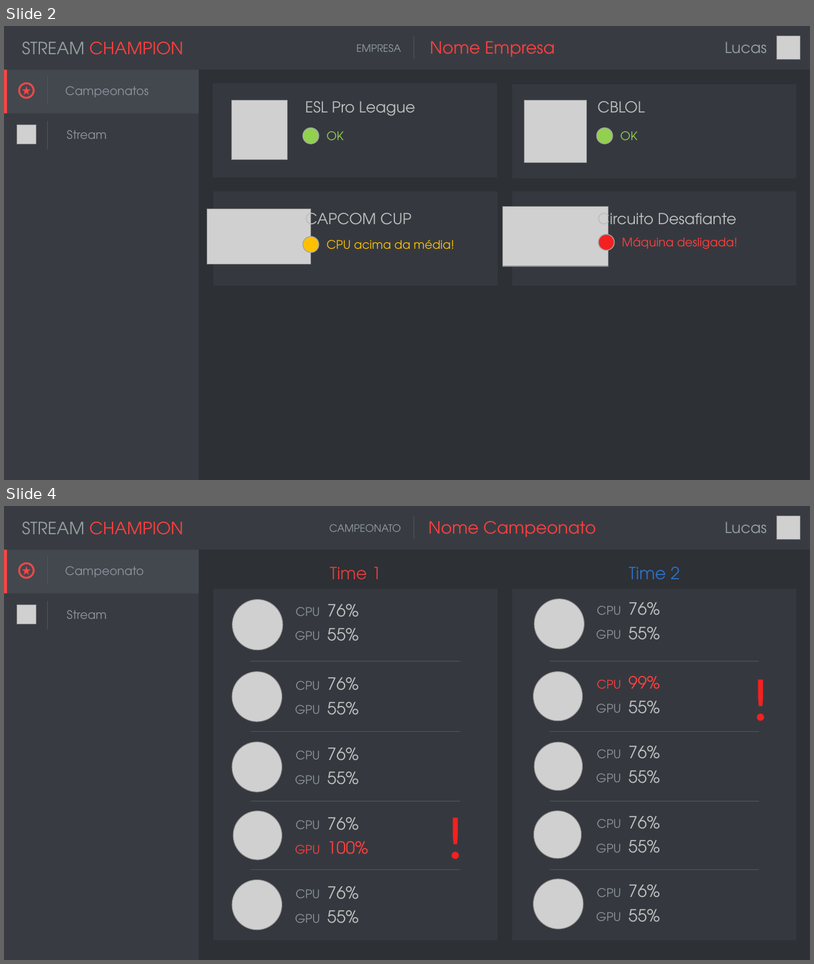
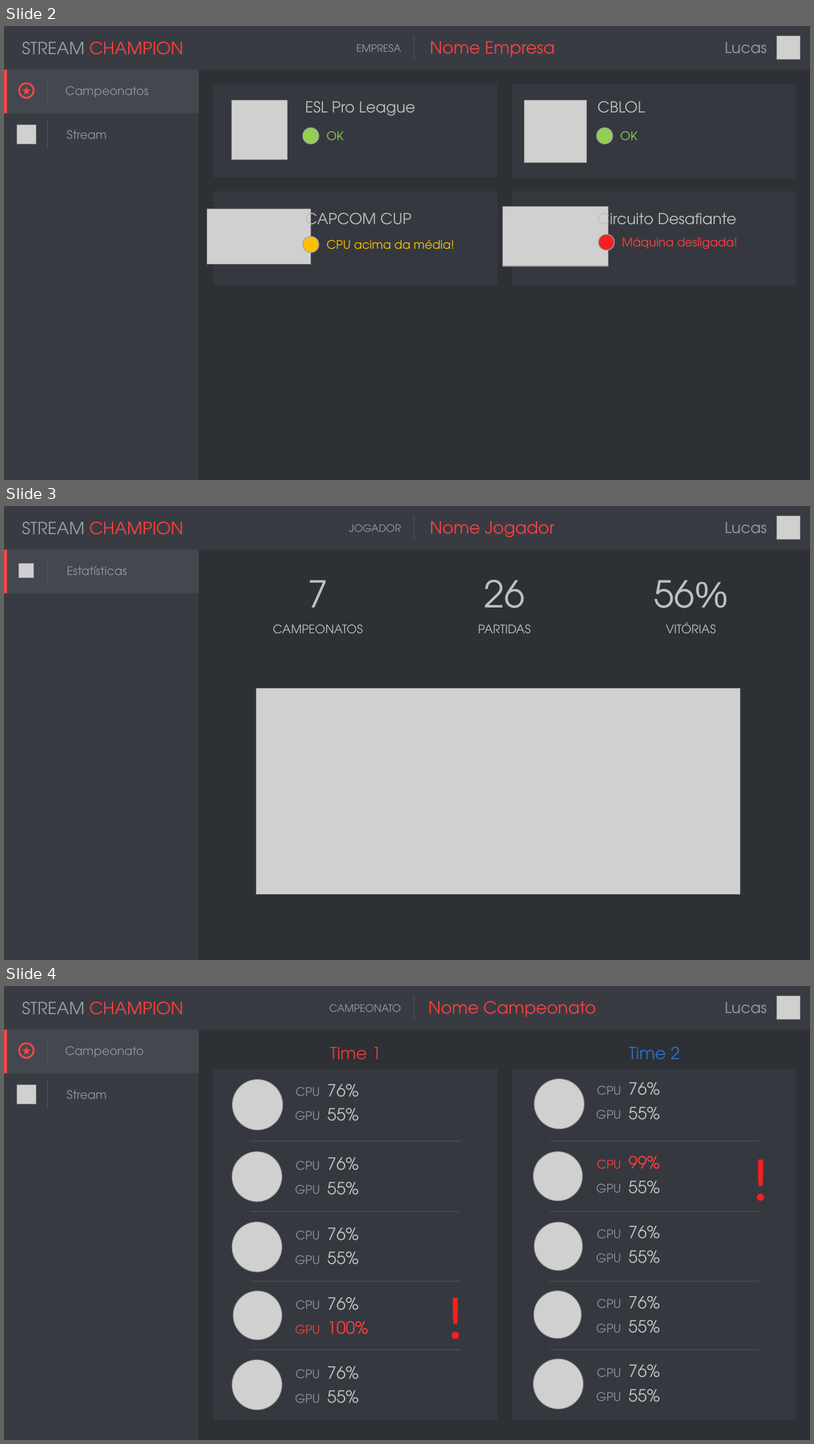
Before and after one commit to YudiG12/CarbonTowerEtc, a slide deck: Mockup/mockup1.pptx. Shown one above the other, each under a label of ours: slides 2 and 4 before the commit, slides 2, 3 and 4 after it; the slides between them are not shown. The pictures are 814x964 and 814x1444 pixels, drawn with LibreOffice and Linux fonts; fonts in the diff are those of the drawing; grey boxes stand for pictures. Boxes give left, top, right and bottom in pixels: in the first picture for what was removed or moved away, otherwise in the second. Text is boxed around its words. In the diff, an @@ line names an element or a change of style, - is before the commit and + after.

```diff
--- a/Mockup/mockup1.pptx
+++ b/Mockup/mockup1.pptx
@@ slide 3 added at (4,506,810,960), background #2D3035 @@
@@ rectangle added at (4,506,810,550), fill #383C42 @@
@@ text added at (22,522,84,534), 20 pt, text #96A0A0 @@
+STREAM
@@ text added at (89,522,183,535), 20 pt, text #FF3F3F @@
+CHAMPION
@@ line added from (414, 516) to (414, 539), #51575F 0.5 pt @@
@@ text added at (430,521,555,537), 20 pt, text #FF3F3F @@
+Nome Jogador
@@ text added at (725,522,767,533), 18 pt, text #96A0A0 @@
+Lucas
@@ picture added at (778,516,801,540) @@
@@ text added at (350,524,401,532), 12 pt, text #96A0A0 @@
+JOGADOR
@@ rectangle added at (4,550,199,960), fill #383C42 @@
@@ rectangle added at (4,550,199,593), fill #43484F @@
@@ rectangle added at (4,550,7,593), fill #F54747 @@
@@ line added from (48, 557) to (48, 585), #51575F 0.5 pt @@
@@ picture added at (19,563,34,578) @@
@@ text added at (67,566,128,575), 14 pt, text #8E959E @@
+Estatísticas
@@ text added at (308,580,328,625), 44 pt, text #BFBFBF @@
+7
@@ text added at (484,580,525,625), 44 pt, text #BFBFBF @@
+26
@@ text added at (654,580,728,625), 44 pt, text #BFBFBF @@
+56%
@@ text added at (273,624,363,633), 14 pt, text #BFBFBF @@
+CAMPEONATOS
@@ text added at (478,624,531,633), 14 pt, text #BFBFBF @@
+PARTIDAS
@@ text added at (666,622,717,633), 14 pt, text #BFBFBF @@
+VITÓRIAS
@@ picture added at (256,688,741,894) @@
```
Also in this commit, not shown: 1 slide removed.
